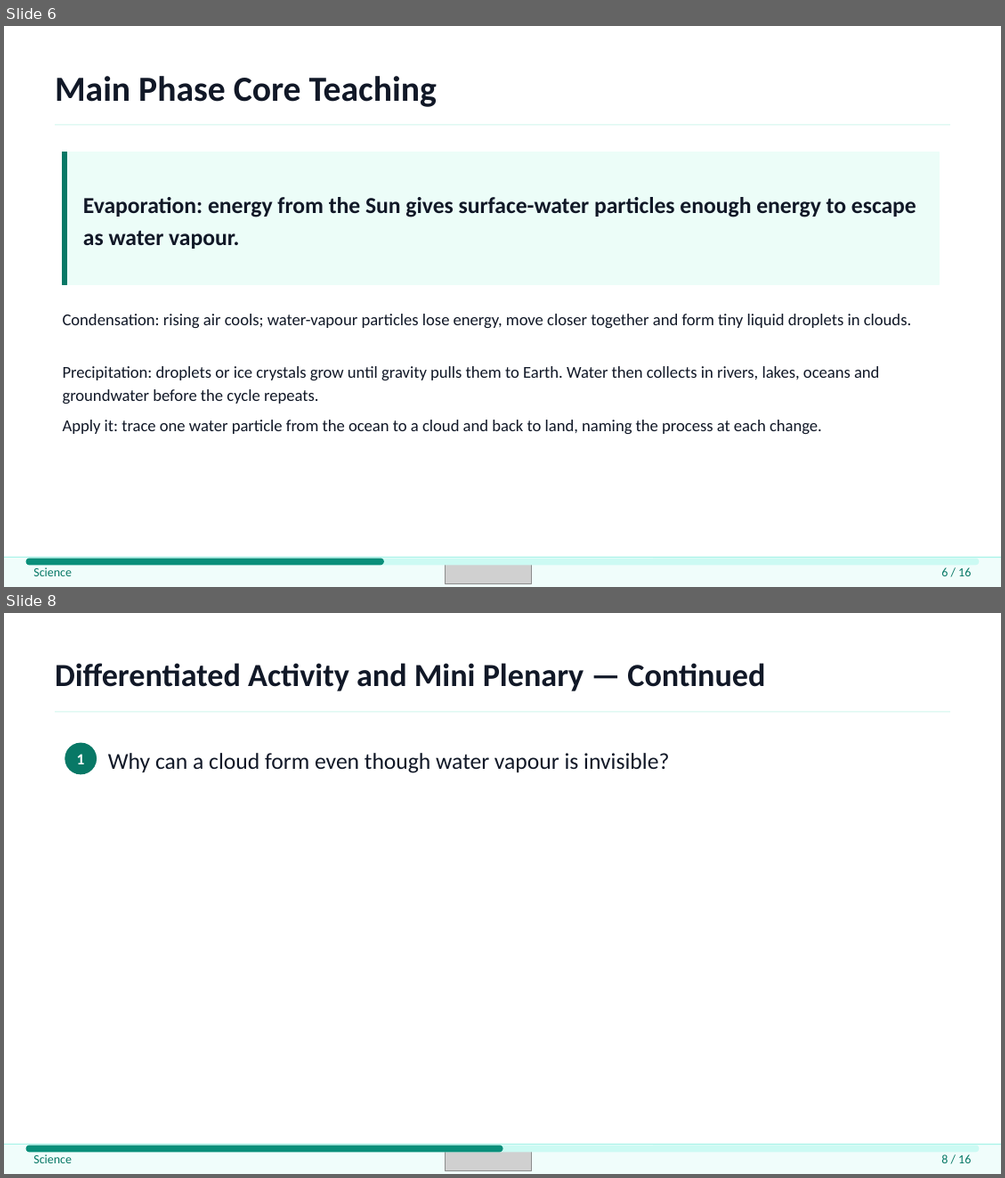
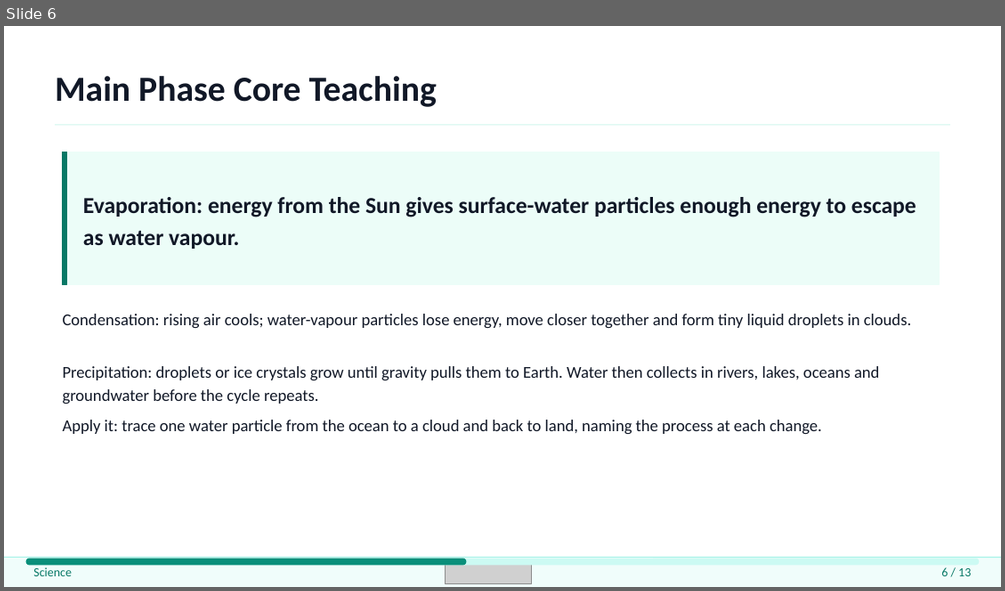
Before and after one commit to yusufbasheer-cpu/teacher-app, a slide deck: artifacts/critical-quality-review/corrected/water-cycle-content-benchmark.pptx. Shown one above the other, each under a label of ours: slides 6 and 8 before the commit, slide 6 after it; the slides between them are not shown. The pictures are 1005x1178 and 1005x591 pixels, drawn with LibreOffice and Linux fonts; fonts in the diff are those of the drawing; grey boxes stand for pictures. Boxes give left, top, right and bottom in pixels: in the first picture for what was removed or moved away, otherwise in the second. Text is boxed around its words. In the diff, an @@ line names an element or a change of style, - is before the commit and + after.

```diff
--- a/artifacts/critical-quality-review/corrected/water-cycle-content-benchmark.pptx
+++ b/artifacts/critical-quality-review/corrected/water-cycle-content-benchmark.pptx
@@ slide 8 removed at (x1=4, y1=613, x2=1001, y2=1174), background #FFFFFF @@
@@ text removed at (x1=55, y1=663, x2=765, y2=691) @@
-Differentiated Activity and Mini Plenary — Continued
@@ line removed from (55, 712) to (950, 712) @@
@@ ellipse removed at (x1=65, y1=743, x2=96, y2=774) @@
@@ text removed at (x1=77, y1=754, x2=85, y2=764) @@
-1
@@ text removed at (x1=108, y1=753, x2=669, y2=773) @@
-Why can a cloud form even though water vapour is invisible?
@@ rectangle removed at (x1=4, y1=1144, x2=1001, y2=1174) @@
@@ line removed from (4, 1144) to (1001, 1144) @@
@@ rounded rectangle removed at (x1=26, y1=1145, x2=979, y2=1151) @@
@@ rounded rectangle removed at (x1=26, y1=1145, x2=502, y2=1151) @@
@@ text removed at (x1=33, y1=1154, x2=72, y2=1163) @@
-Science
@@ picture removed at (x1=445, y1=1147, x2=531, y2=1171) @@
@@ text removed at (x1=941, y1=1154, x2=971, y2=1163) @@
-8 / 16
@@ slide 6 changed as well @@
@@ rounded rectangle resized from (x1=26, y1=558, x2=383, y2=564) to (x1=26, y1=558, x2=466, y2=564) @@
@@ text at (x1=941, y1=567, x2=971, y2=576): text changed @@
-6 / 16
+6 / 13
```
Also in this commit, not shown: 12 other slides changed, 2 other slides removed, 19 other files.
